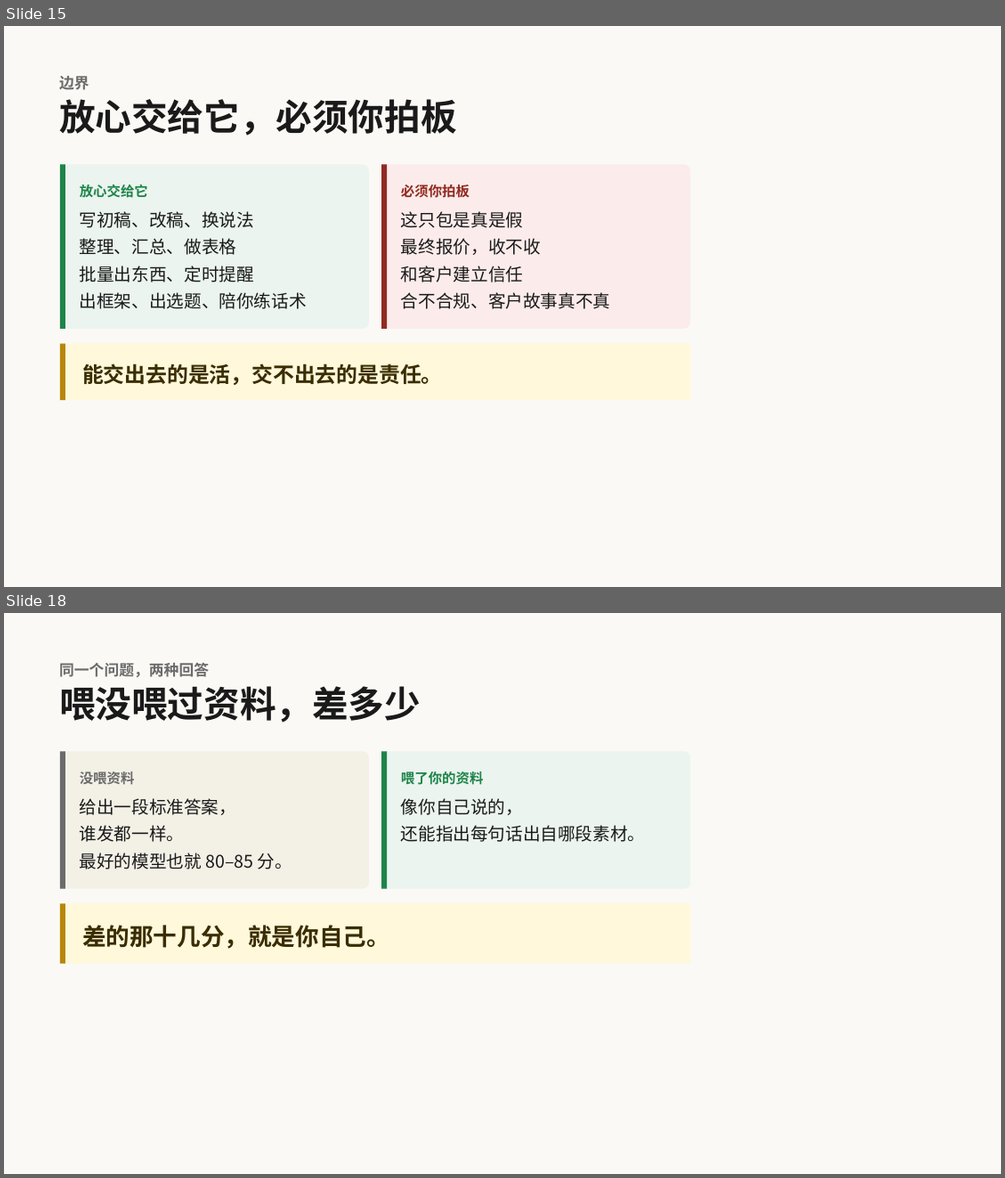
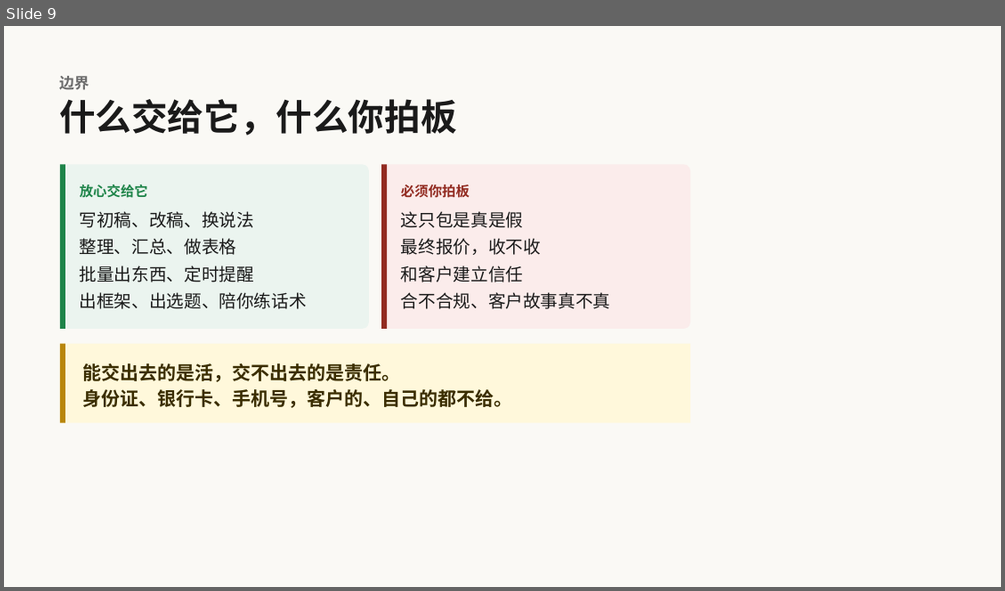
Before and after one commit to yayaaimengzhu-ops/plan, a slide deck: 11-04 先问对再让AI懂你-演示文稿·可编辑.pptx. Shown one above the other, each under a label of ours: slides 15 and 18 before the commit, slide 9 after it; the slides between them are not shown. The pictures are 1005x1178 and 1005x591 pixels, drawn with LibreOffice and Linux fonts; fonts in the diff are those of the drawing. Boxes give left, top, right and bottom in pixels: in the first picture for what was removed or moved away, otherwise in the second. Text is boxed around its words. In the diff, an @@ line names an element or a change of style, - is before the commit and + after.

```diff
--- a/11-04 先问对再让AI懂你-演示文稿·可编辑.pptx
+++ b/11-04 先问对再让AI懂你-演示文稿·可编辑.pptx
@@ slide 18 removed at (4, 613, 1001, 1174), background #FAF9F5 @@
@@ text removed at (59, 663, 209, 677) @@
-同一个问题，两种回答
@@ text removed at (59, 686, 421, 722) @@
-喂没喂过资料，差多少
@@ rounded rectangle removed at (60, 751, 369, 888) @@
@@ rectangle removed at (60, 751, 65, 888) @@
@@ text removed at (80, 771, 135, 784) @@
-没喂资料
@@ rounded rectangle removed at (381, 751, 690, 888) @@
@@ rectangle removed at (381, 751, 387, 888) @@
@@ text removed at (401, 771, 483, 785) @@
-喂了你的资料
@@ text removed at (80, 798, 292, 869) @@
-给出一段标准答案，
-谁发都一样。
-最好的模型也就 80–85 分。
@@ text removed at (401, 798, 645, 842) @@
-像你自己说的，
-还能指出每句话出自哪段素材。
@@ rectangle removed at (60, 903, 690, 963) @@
@@ rectangle removed at (60, 903, 65, 963) @@
@@ text removed at (82, 925, 390, 949) @@
-差的那十几分，就是你自己。
@@ what was slide 15 is now slide 9 @@
@@ slide 9 changed as well @@
@@ text at (59, 99, 457, 135): text changed @@
-放心交给它，必须你拍板
+什么交给它，什么你拍板
@@ rectangle: place and size @@
-rectangle at (60, 344, 690, 401)
+rectangle at (60, 344, 690, 423)
@@ rectangle: place and size @@
-rectangle at (60, 344, 65, 401)
+rectangle at (60, 344, 65, 423)
@@ text at (82, 363, 400, 382): size 20.4 to 18 pt in "能交出去的是活，交不出去的是责任。"; line spacing 28.6pt to 25.2pt @@
@@ text at (82, 389, 512, 408): paragraph added @@
+身份证、银行卡、手机号，客户的、自己的都不给。
```
Also in this commit, not shown: 16 other slides changed, 3 slides added, 27 other slides removed, 1 other file.
